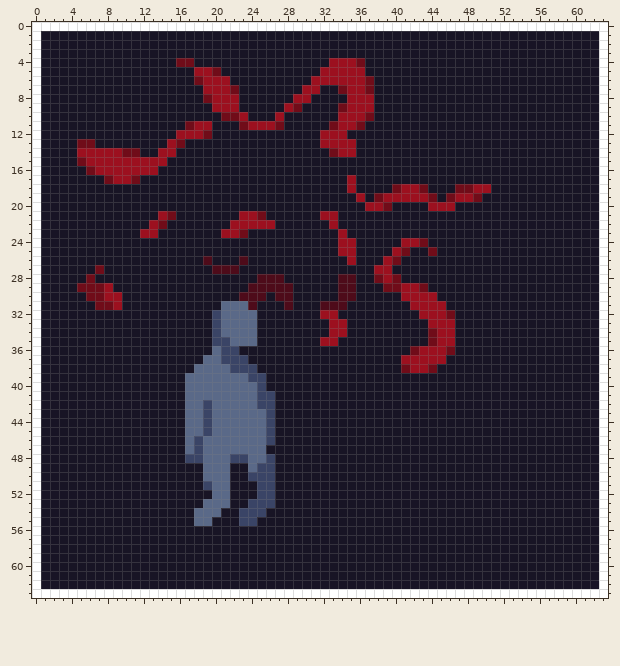
One commit to this pixel-art sprite: data/image/animation/blood/5.png. The picture above is the old version.
The file is 64x64 pixels.
And afterwards:
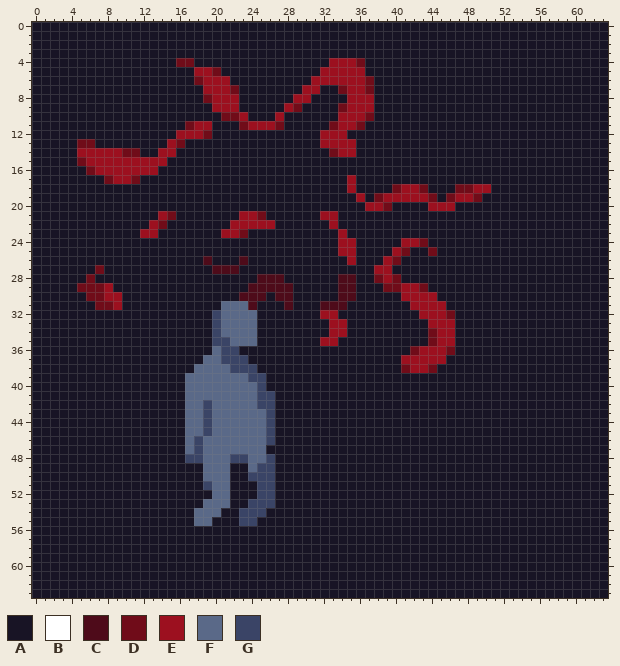
Palette (. is transparent): A #181425  B #ffffff  C #4e0b1a  D #700c19  E #9c101f  F #5a6988  G #3a4466
What changed:
Changed rows in their new state; - is an unchanged pixel.
first column x 0:
 0 AAAAAAAAAAAAAAAAAAAAAAAAAAAAAAAAAAAAAAAAAAAAAAAAAAAAAAAAAAAAAAAA
 1 A--------------------------------------------------------------A
 2 A--------------------------------------------------------------A
 3 A--------------------------------------------------------------A
 4 A--------------------------------------------------------------A
 5 A--------------------------------------------------------------A
 6 A--------------------------------------------------------------A
 7 A--------------------------------------------------------------A
 8 A--------------------------------------------------------------A
 9 A--------------------------------------------------------------A
10 A--------------------------------------------------------------A
11 A--------------------------------------------------------------A
12 A--------------------------------------------------------------A
13 A--------------------------------------------------------------A
14 A--------------------------------------------------------------A
15 A--------------------------------------------------------------A
16 A--------------------------------------------------------------A
17 A--------------------------------------------------------------A
18 A--------------------------------------------------------------A
19 A--------------------------------------------------------------A
20 A--------------------------------------------------------------A
21 A--------------------------------------------------------------A
22 A--------------------------------------------------------------A
23 A--------------------------------------------------------------A
24 A--------------------------------------------------------------A
25 A--------------------------------------------------------------A
26 A--------------------------------------------------------------A
27 A--------------------------------------------------------------A
28 A--------------------------------------------------------------A
29 A--------------------------------------------------------------A
30 A--------------------------------------------------------------A
31 A--------------------------------------------------------------A
32 A--------------------------------------------------------------A
33 A--------------------------------------------------------------A
34 A--------------------------------------------------------------A
35 A--------------------------------------------------------------A
36 A--------------------------------------------------------------A
37 A--------------------------------------------------------------A
38 A--------------------------------------------------------------A
39 A--------------------------------------------------------------A
40 A--------------------------------------------------------------A
41 A--------------------------------------------------------------A
42 A--------------------------------------------------------------A
43 A--------------------------------------------------------------A
44 A--------------------------------------------------------------A
45 A--------------------------------------------------------------A
46 A--------------------------------------------------------------A
47 A--------------------------------------------------------------A
48 A--------------------------------------------------------------A
49 A--------------------------------------------------------------A
50 A--------------------------------------------------------------A
51 A--------------------------------------------------------------A
52 A--------------------------------------------------------------A
53 A--------------------------------------------------------------A
54 A--------------------------------------------------------------A
55 A--------------------------------------------------------------A
56 A--------------------------------------------------------------A
57 A--------------------------------------------------------------A
58 A--------------------------------------------------------------A
59 A--------------------------------------------------------------A
60 A--------------------------------------------------------------A
61 A--------------------------------------------------------------A
62 A--------------------------------------------------------------A
63 AAAAAAAAAAAAAAAAAAAAAAAAAAAAAAAAAAAAAAAAAAAAAAAAAAAAAAAAAAAAAAAA
